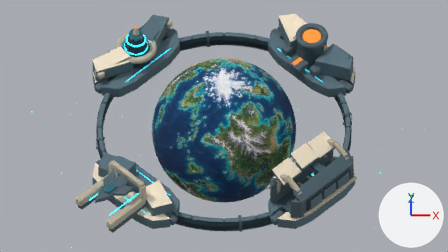
What one commit did to the Blender file space-battleship/art_sources/planet_whole_concept_20261101/concept.blend.
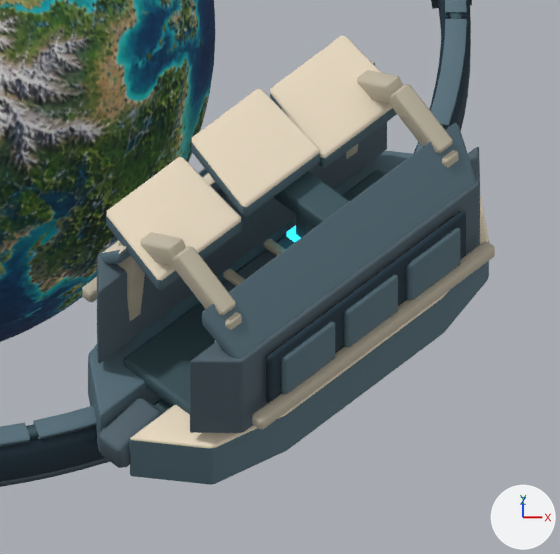
The first picture shows the older version from the file's camera 'Concept orthographic camera'. The close-ups show the older and then the newer version on the part from 56% to 83% of the width and 49% to 97% of the height of that picture. Only the edits that show in the close-ups are written down. Every picture has the same lights, and +X, +Y and +Z are marked at lower right.

The first close-up shows 'Continuous production pressure wall', 'Continuous production pressure wall.001', 'Existing painted planet for proportion only', 'Manufacturing sill is arc wall', 'Production wall faceted canopy', 'Recessed arc manufacturing work floor', 'Slim orbital through-pressure beam', 'Stepped fabrication roof vault', 'Stepped fabrication roof vault.001', 'Stepped fabrication roof vault.002', 'Swept node load wall.004', 'Swept node load wall.005' and 30 more.
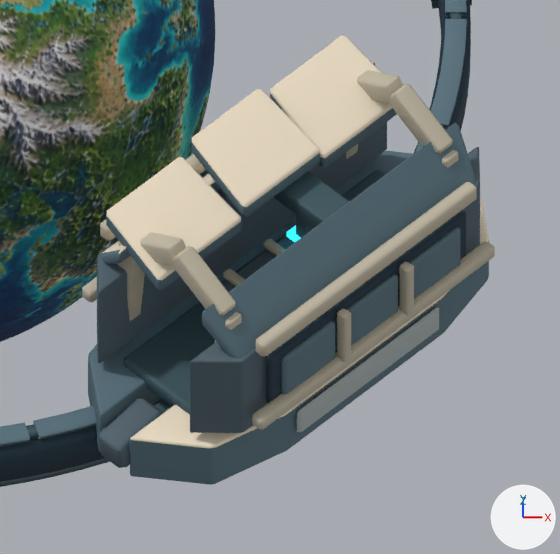
Changed parts and their boxes [x1, y1, x2, y2] in the close-ups (560 x 554 px):
'Manufacturing upper pressure fascia', added: after [256, 182, 477, 357]
'Inset midtone pressure armor.004', added: after [297, 307, 439, 432]
'Manufacturing door pressure pier', added: after [337, 308, 351, 363]
'Manufacturing door pressure pier.001', added: after [400, 262, 414, 316]
'Manufacturing upper pressure fascia.001', added: after [100, 154, 206, 240]

The change in detail:
Material 'Midtone faceted pressure armor' (mat_midtone_faceted_pressure_armor) is new.
Its base color is (0.4, 0.46, 0.45) (grey #aab5b3).
Its metallic is 0.05.
Its roughness is 0.78.
Mesh me_cube_065_1 is new.
It has 24 vertices, 26 faces and spans x -1.15..1.15, y -0.06..0.06, z -0.08..0.08.
It uses material mat_warm_faceted_ivory_armor (light grey #bfb6a2).
Mesh me_cube_055_1 is new.
It has 24 vertices, 26 faces and spans x -0.045..0.045, y -0.05..0.05, z -0.265..0.265.
It uses material mat_warm_faceted_ivory_armor (light grey #bfb6a2).
Mesh me_cube_041_1 is new.
It has 24 vertices, 26 faces and spans x -0.76..0.76, y -0.03..0.03, z -0.12..0.12.
It uses material mat_midtone_faceted_pressure_armor (grey #aab5b3).
Object 'Manufacturing upper pressure fascia.001' (ob_manufacturing_upper_pressure_fascia_001) is new; it shows me_cube_065_1.
Its parent is ob_03___open_manufacturing_hall.
Its location is (0.0, 0.83, 1.35).
Object 'Manufacturing upper pressure fascia' (ob_manufacturing_upper_pressure_fascia) is new; it shows a copy of me_cube_065_1.
Its parent is ob_03___open_manufacturing_hall.
Its location is (0.0, -0.83, 1.35).
Object 'Manufacturing door pressure pier.001' (ob_manufacturing_door_pressure_pier_001) is new; it shows me_cube_055_1.
Its parent is ob_03___open_manufacturing_hall.
Its location is (0.335, -0.93, 0.94).
Object 'Manufacturing door pressure pier' (ob_manufacturing_door_pressure_pier) is new; it shows a copy of me_cube_055_1.
Its parent is ob_03___open_manufacturing_hall.
Its location is (-0.335, -0.93, 0.94).
Object 'Inset midtone pressure armor.004' (ob_inset_midtone_pressure_armor_004) is new; it shows me_cube_041_1.
Its parent is ob_03___open_manufacturing_hall.
Its location is (0.0, -0.85, 0.22).
